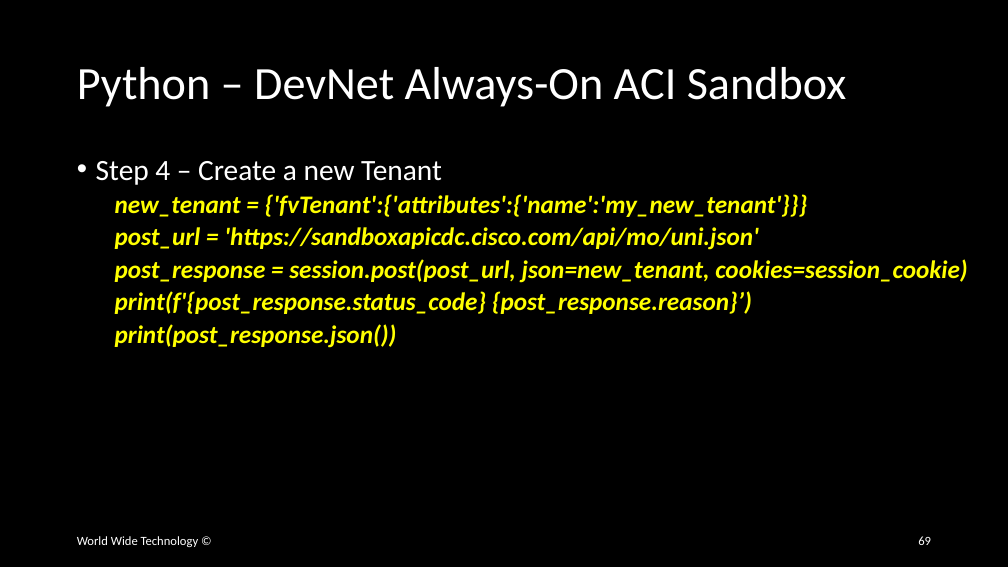
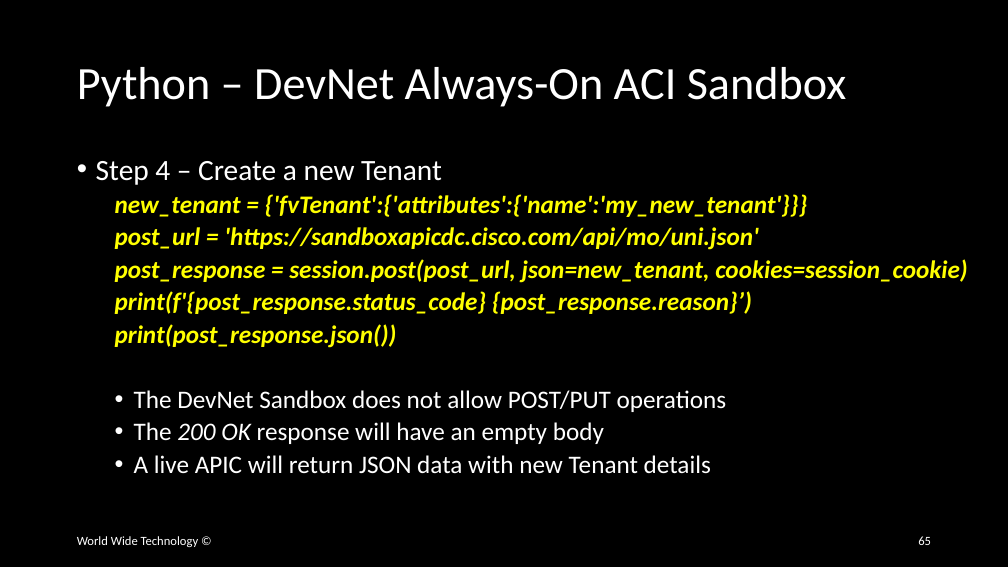
Before and after one commit to wwt/curl-requests-foundations, a slide deck: slide 65 of curl-requests-foundations.pptx (slide 69 before the commit). Drawn at 1008x567 pixels with LibreOffice and Linux fonts; fonts in the diff are those of the drawing. Boxes give left, top, right and bottom in pixels: in the first picture for what was removed or moved away, otherwise in the second. Text is boxed around its words. In the diff, an @@ line names an element or a change of style, - is before the commit and + after.

Commit message:
Added Meraki Python commands

```diff
--- a/curl-requests-foundations.pptx
+++ b/curl-requests-foundations.pptx
@@ text at [134,390,727,474]: paragraphs added @@
+  • The DevNet Sandbox does not allow POST/PUT operations
+  • The 200 OK response will have an empty body
+  • A live APIC will return JSON data with new Tenant details
@@ page number at [918,536,931,545]: text changed @@
-69
+65
```
Also in this commit, not shown: 6 other slides changed, 13 slides removed.
